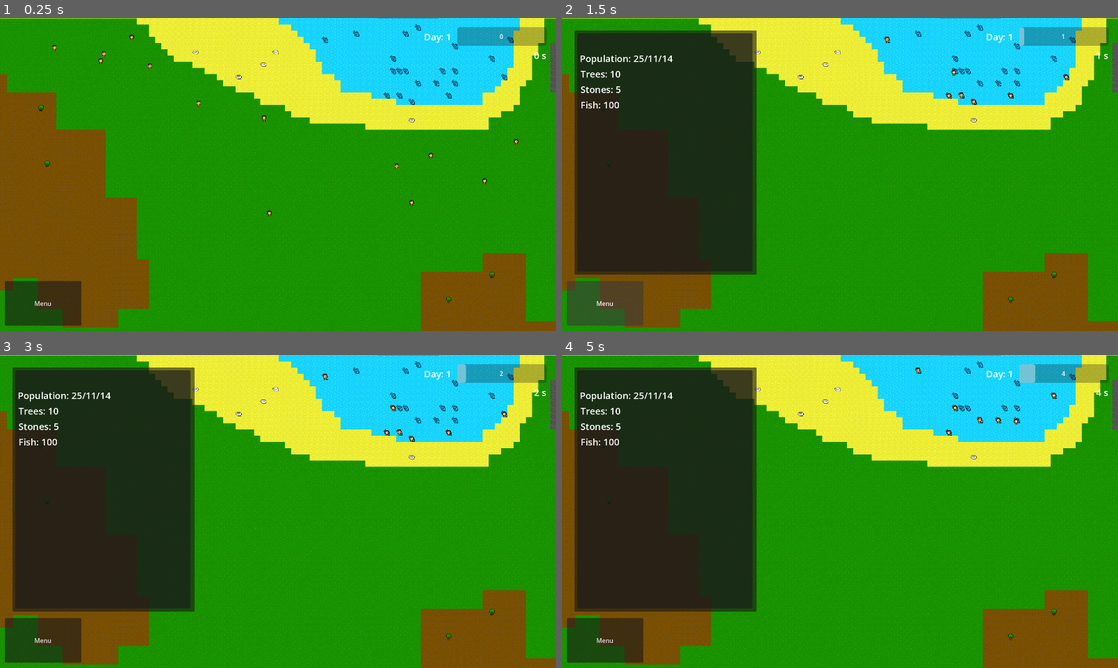
Above: before the commit, frames 1-4 (two rows, left to right).
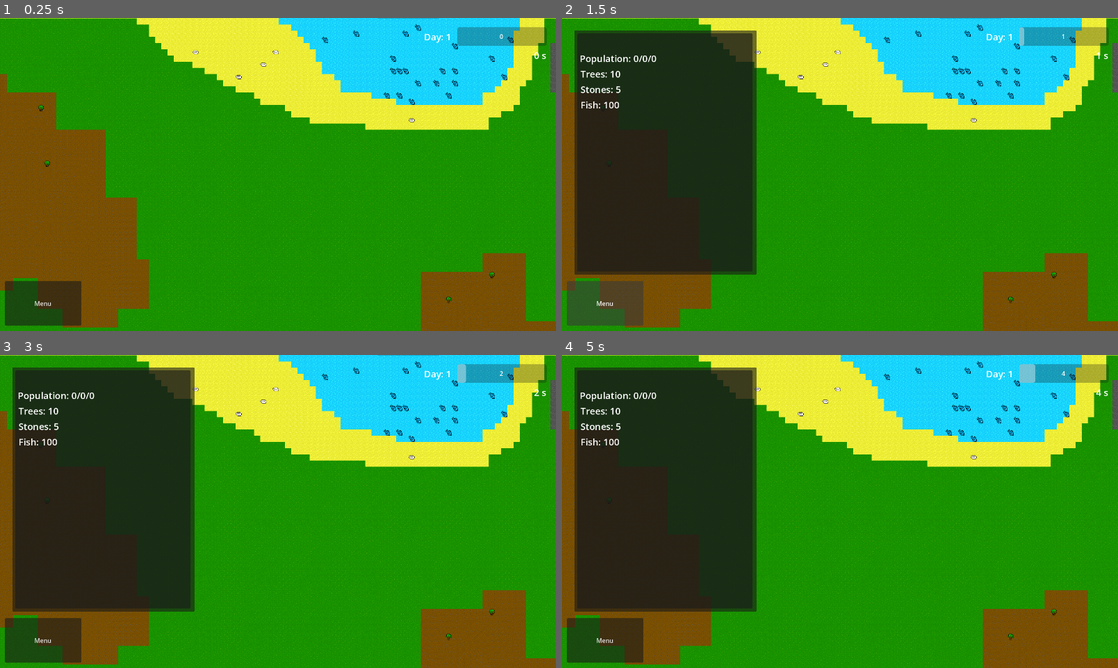
Above: after the commit, the same moments.

Repository: nookaeo/econ-village
Game: Godot game, scene res://scenes/core/world.tscn
Same seed, same stepped clock (60 frames per second), same inputs: the game is played once before the commit and once after it.
Inputs (mouse positions are in pixels of both pictures, inside the frame that each line leads up to):
- Up to frame 1 (0.25 s): no input
- Up to frame 2 (1.5 s): move the mouse to (962, 158) at 0.52 s; click (962, 158) at 0.67 s; click "Menu" at 1.25 s
- Up to frame 3 (3 s): drag from (166, 527) to (250, 574) at 2.02 s; move the mouse to (333, 442) at 2.77 s; click (333, 442) at 2.92 s
- Up to frame 4 (5 s): drag from (812, 574) to (673, 464) at 3.52 s; move the mouse to (1006, 558) at 4.27 s; click (1006, 558) at 4.42 s

The runs differ from the first frame. In frame 1, 0.2% of the frame differs, in the area x 9-94%, y 5-64%; in frame 2, 0.2%; in frame 3, 0.2%; in frame 4, 0.3%, in the area x 12-92%, y 4-28%.
Error after the commit: Parse Error: Could not find type "ItemName" under base "res://scripts/global_scripts/item_data.gd". (res://scripts/entities/agent/villagent.gd:133)

Commit message:
feat: add house system

Diff:
--- a/resources/houses/clay_house.tres
+++ b/resources/houses/clay_house.tres
@@ -7,5 +7,10 @@
 script = ExtResource("1_ydac0")
 house_name = "ClayHouse"
 texture = ExtResource("2_homkb")
-building_time = 24.0
+level = 1
+storage_size = 1000.0
+building_time = 8.0
+house_maintainance = {
+1: 5
+}
 metadata/_custom_type_script = "uid://bew2lotf8yict"
--- a/resources/houses/log_house.tres
+++ b/resources/houses/log_house.tres
@@ -7,7 +7,12 @@
 script = ExtResource("1_ta8sc")
 house_name = "LogHouse"
 texture = ExtResource("2_5jvni")
+level = 2
 storage_size = 200.0
 building_time = 48.0
 capacity = 7
+house_maintainance = {
+1: 10,
+2: 1
+}
 metadata/_custom_type_script = "uid://bew2lotf8yict"
--- a/resources/houses/stone_house.tres
+++ b/resources/houses/stone_house.tres
@@ -7,7 +7,12 @@
 script = ExtResource("1_rnal0")
 house_name = "StoneHouse"
 texture = ExtResource("2_acwwd")
+level = 3
 storage_size = 400.0
 building_time = 72.0
 capacity = 9
+house_maintainance = {
+1: 10,
+2: 5
+}
 metadata/_custom_type_script = "uid://bew2lotf8yict"
--- /dev/null
+++ b/scenes/core/house_building_manager.tscn
@@ -0,0 +1,6 @@
+[gd_scene format=3 uid="uid://ck6ajcfyal0ev"]
+
+[ext_resource type="Script" uid="uid://coae6udnh350h" path="res://scripts/core/house_building_manager.gd" id="1_0sh30"]
+
+[node name="HouseBuildingManager" type="Node" unique_id=2026065792]
+script = ExtResource("1_0sh30")
--- a/scenes/entities/buildings/base_house.tscn
+++ b/scenes/entities/buildings/base_house.tscn
@@ -1,10 +1,17 @@
 [gd_scene format=3 uid="uid://ctbbl7sajytok"]
 
 [ext_resource type="Script" uid="uid://6q8keht3ppxa" path="res://scripts/entities/buildings/houses/base_house.gd" id="1_u17db"]
+[ext_resource type="Resource" uid="uid://dkp1ackewma8v" path="res://resources/houses/clay_house.tres" id="2_aflnk"]
 [ext_resource type="Texture2D" uid="uid://cj5h8u0hfjhyd" path="res://assets/arts/buildings/houses/site_house.png" id="2_p06uh"]
+[ext_resource type="Resource" uid="uid://ddkxsvem52juc" path="res://resources/houses/log_house.tres" id="3_wdigm"]
+[ext_resource type="Resource" uid="uid://j34pr7uiskld" path="res://resources/houses/stone_house.tres" id="4_t13qj"]
 
 [node name="BaseHouse" type="Node2D" unique_id=1115710553]
 script = ExtResource("1_u17db")
+house_level_1 = ExtResource("2_aflnk")
+house_level_2 = ExtResource("3_wdigm")
+house_level_3 = ExtResource("4_t13qj")
 
 [node name="Sprite2D" type="Sprite2D" parent="." unique_id=940657203]
+unique_name_in_owner = true
 texture = ExtResource("2_p06uh")
--- /dev/null
+++ b/scripts/core/house_building_manager.gd
@@ -0,0 +1,17 @@
+extends Node
+
+@export var tile_map :TileMapLayer
+@export var building_directory :Node
+var house_scene = preload("res://scenes/entities/buildings/base_house.tscn")
+
+# Called when the node enters the scene tree for the first time.
+func _ready() -> void:
+	CoreSignal.create_house.connect(create_house_site)
+
+func create_house_site(agent :Villagent) -> void:
+	var house :House = house_scene.instantiate()
+	var tile_pos = tile_map.local_to_map(agent.position)
+	house.position = tile_map.map_to_local(tile_pos)
+	building_directory.add_child(house)
+	agent.home = house
+	agent.home.house_owner = agent
--- a/scripts/entities/agent/villagent.gd
+++ b/scripts/entities/agent/villagent.gd
@@ -24,6 +24,7 @@
 var passive_energy :float = 0.0
 var energy_drain_rate :float = 0.0
 var base_speed :float = 0.0
+var weight_handle :float = 0.0
 var weight :float = 0.0
 
 var target_position :Vector2 = Vector2.ZERO
@@ -32,7 +33,8 @@
 var inventory :Dictionary = {}
 var tools :Dictionary = {}
 
-var home :House
+var home :House = null
+var partner :Villagent = null
 
 #//////////////////////////////////////////////////////////////////////////////#
 
@@ -89,17 +91,12 @@
 	base_speed = floorf(clamp(floorf(500 - ((strength - 200) ** 2) / 90),0,500))
 	max_active_energy = strength
 	max_passive_energy = floorf(strength * passive_energy_multiplier)
-
+	weight_handle = floorf(strength / 4.0)
 func _move_to_grid(tile_coords :Vector2i) -> void:
 	target_position = tile_map.map_to_local(tile_coords)
 	is_moving = true
 
 
-
-func die() -> void:
-	#Inherite properties here
-	#Drop items here
-	self.queue_free()
 
 func _aging() -> void:
 	age += 1
@@ -126,6 +123,39 @@
 	else :
 		die()
 
+func calculate_weight() -> void:
+	weight = 0
+	if inventory.size() <= 0 :
+		return
+	for item in inventory:
+		weight += inventory[item] * ItemData.items[item]["weight"]
+
+func add_item(item_name :ItemData.ItemName,amount :int) -> void:
+	if not inventory.has(item_name):
+		inventory[item_name] = 0
+	inventory[item_name] += amount
+	calculate_weight()
+
+func store_item_to_home() -> void:
+	if home == null:
+		return
+	if home.house_level < 1:
+		return
+	if inventory.size() < 1:
+		return
+	for item in inventory:
+		if not home.house_storage.has(item):
+			home.house_storage[item] = 0
+		home.house_storage[item] += inventory[item]
+	inventory.clear()
+	calculate_weight()
+	home.calculate_weight()
+	return
+func die() -> void:
+	#Inherite properties here
+	#Drop items here
+	self.queue_free()
+
 func set_energy() -> void:
 	passive_energy = max_passive_energy
 	active_energy = max_active_energy
--- /dev/null
+++ b/scripts/entities/brain/extends/brain.gd
@@ -0,0 +1,10 @@
+extends BTUtilitySelector
+
+
+# Called when the node enters the scene tree for the first time.
+
+
+
+# Called every frame. 'delta' is the elapsed time since the previous frame.
+func _process(delta: float) -> void:
+	pass
--- /dev/null
+++ b/scripts/entities/brain/extends/create_house.gd
@@ -0,0 +1,10 @@
+extends BTAction
+
+func tick(_actor: Node, _blackboard :Node) -> Status:
+	var agent :Villagent = _actor
+	#var blackboard :Blackboard = _blackboard
+	#var delta = get_physics_process_delta_time()
+	if agent.home.house_level >= 1:
+		return Status.SUCCESS
+	agent.home.build_house()
+	return Status.RUNNING
--- /dev/null
+++ b/scripts/entities/brain/extends/create_site.gd
@@ -0,0 +1,9 @@
+extends BTAction
+func tick(_actor: Node, _blackboard :Node) -> Status:
+	var agent :Villagent = _actor
+	#var blackboard :Blackboard = _blackboard
+	#var delta = get_physics_process_delta_time()
+	CoreSignal.create_house.emit(agent)
+	if agent.home == null:
+		return Status.FAILURE
+	return Status.SUCCESS
--- /dev/null
+++ b/scripts/entities/brain/extends/find_house.gd
@@ -0,0 +1,15 @@
+extends BTAction
+func tick(_actor: Node, _blackboard :Node) -> Status:
+	var agent :Villagent = _actor
+	var all_male :Array = get_tree().get_nodes_in_group("male")
+	#var blackboard :Blackboard = _blackboard
+	for male :Villagent in all_male:
+		if male.partner == null and male.home != null:
+			if male.home.house_level  == 0:
+				continue
+			male.partner = agent
+			agent.partner = male
+			agent.home = agent.partner.home
+			return Status.SUCCESS
+	#return Status.FAILURE
+	return Status.RUNNING
--- /dev/null
+++ b/scripts/entities/brain/extends/home.gd
@@ -0,0 +1,9 @@
+extends BTSelector
+func get_utility_score(_actor :Node) -> float:
+	var agent :Villagent = _actor
+	if agent.age < agent.kid_phase:
+			return 0.0
+	if agent.home != null:
+		if agent.home.house_level > 0:
+			return 0.0
+	return 1.0
--- a/scripts/entities/buildings/houses/base_house.gd
+++ b/scripts/entities/buildings/houses/base_house.gd
@@ -1,14 +1,45 @@
 extends Node2D
 class_name House
-@export var house_data :BaseHouseData
-@export var house_maintainance :Dictionary
+
+@export var house_level_1 :BaseHouseData
+@export var house_level_2 :BaseHouseData
+@export var house_level_3 :BaseHouseData
+
+var house_level :int = 0
 var house_owner :Villagent
+var house_member :Array
+var house_storage_size :float = 0.0
+var house_storage :Dictionary
+var house_tool_storage :Dictionary
+var build_time :float = 0
+var house_weight :float = 0.0
+var role_rules :Dictionary
+var storage_rule :Dictionary
 
-# Called when the node enters the scene tree for the first time.
 func _ready() -> void:
-	pass # Replace with function body.
+	CoreSignal.day_pass.connect(func info() -> void:
+		print(house_storage)
+		)
 
 
-# Called every frame. 'delta' is the elapsed time since the previous frame.
 func _process(_delta: float) -> void:
 	pass
+
+func build_house() -> void:
+	var delta = get_physics_process_delta_time()
+	build_time += delta * (house_owner.strength / 100.0)
+	house_owner.active_energy -= delta * (house_owner.strength / 100.0)
+	if build_time < house_level_1.building_time:
+		return
+	%Sprite2D.texture = house_level_1.texture
+	house_level = 1
+	house_storage_size = house_level_1.storage_size
+
+
+func calculate_weight() -> void:
+	house_weight = 0
+	if house_storage.size() <= 0 :
+		return
+	for item in house_storage:
+		house_weight += house_storage[item] * ItemData.items[item]["weight"]
+	#print(house_storage," : ",house_weight)
--- a/scripts/entities/buildings/houses/data/base_house_data.gd
+++ b/scripts/entities/buildings/houses/data/base_house_data.gd
@@ -3,6 +3,7 @@
 
 @export var house_name :String = ""
 @export var texture :Texture2D
+@export var level :int = 0
 @export var storage_size :float = 100.0
 @export var building_time :float = 5.0
 @export var capacity :int = 5
Not shown, added: scripts/core/house_building_manager.gd.uid
Not shown, added: scripts/entities/brain/extends/brain.gd.uid
Not shown, added: scripts/entities/brain/extends/create_house.gd.uid
Not shown, added: scripts/entities/brain/extends/create_site.gd.uid
Not shown, added: scripts/entities/brain/extends/find_house.gd.uid
Not shown, added: scripts/entities/brain/extends/home.gd.uid
